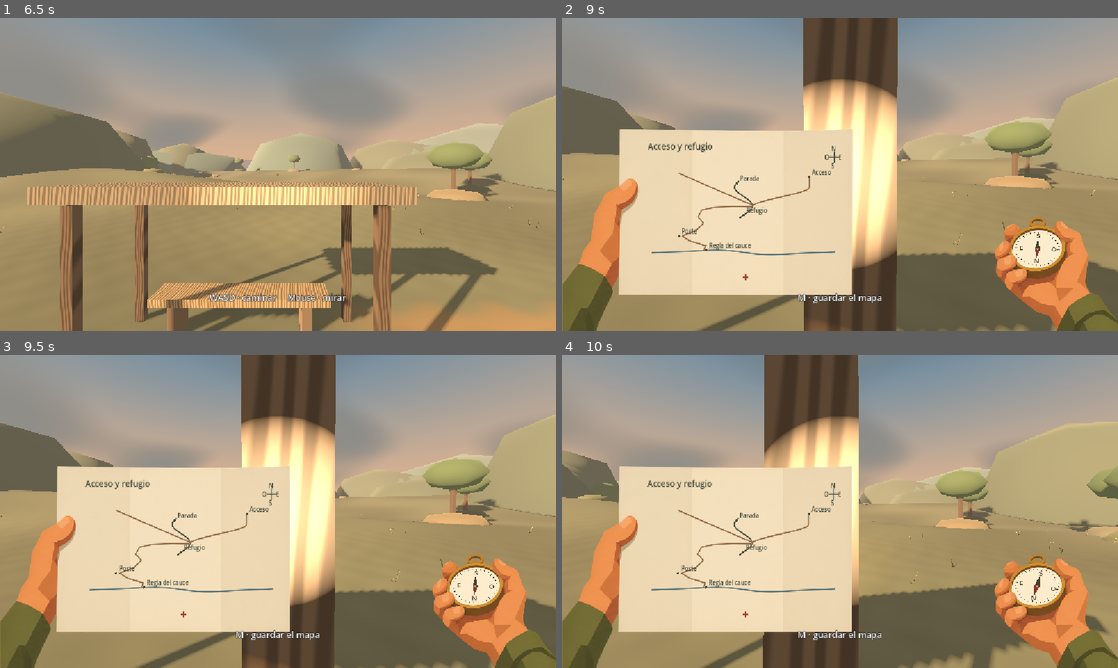
Above: before the commit, frames 1-4 (two rows, left to right).
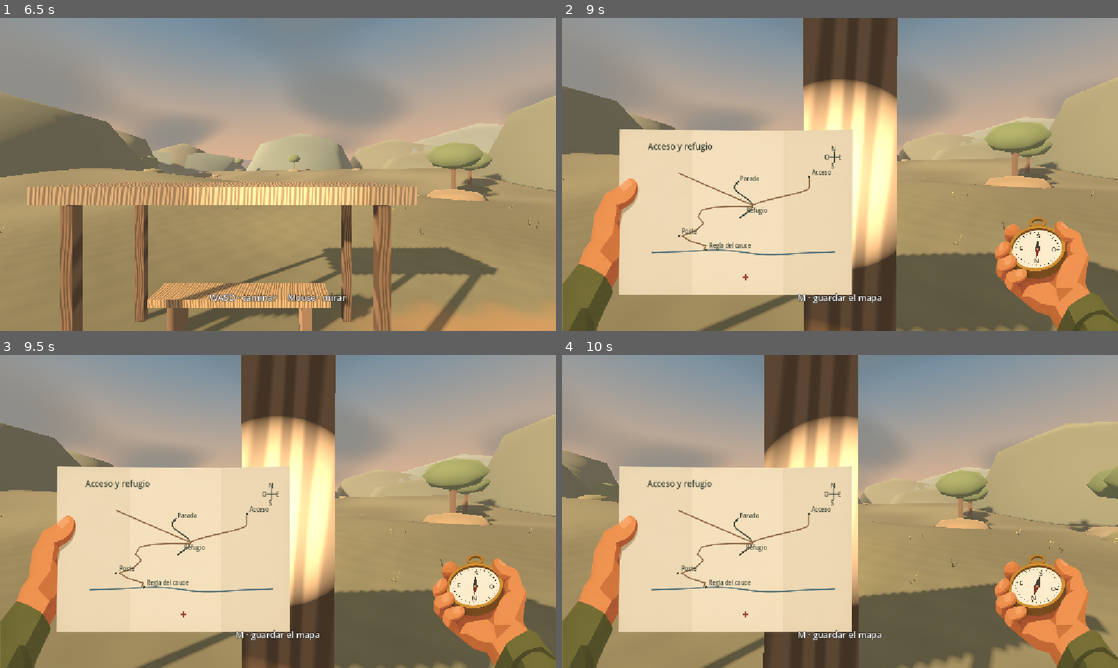
Above: after the commit, the same moments.

Repository: ignacioaragues/uritorco
Game: Godot game, scene res://main.tscn
Two runs of this game, one before a commit and one after it. Both use one fixed random seed, a clock stepped at 60 frames per second and the inputs below. Sound files missing from this copy of the repository are replaced by a short silence.
Inputs (mouse positions are in pixels of both pictures, inside the frame that each line leads up to):
- Up to frame 1 (6.5 s): tap Enter at 0.5, 2, 2.1 s; move the mouse to (400, 158) at 0.52 s; hold Right 0.53-1.28 s; tap E at 0.6, 1.35, 2.3, 3.05, 5.3, 6.05 s; click (400, 158) at 0.67 s; tap Space at 0.77, 1.25, 1.52, 2.75, 3.02, 5.27, 6.02 s; move the mouse to (166, 190) at 1.27 s; hold S 1.28-2.03 s; move the mouse to (333, 105) at 2.02 s; hold Right 2.03-2.78 s; move the mouse to (250, 237) at 2.77 s; hold W 2.78-3.5 s; tap Tab at 2.85 s; click (250, 237) at 2.92 s; click "Nuevo juego" at 3.5 s; click "Ranura 1 · Libre" at 4.25 s; move the mouse to (316, 177) at 5.02 s; hold W from 5.03 s (still down); tap X at 5.1 s; move the mouse to (233, 171) at 5.77 s; tap L at 5.85 s
- Up to frame 2 (9 s): move the mouse to (845, 174) at 6.52 s; tap B at 6.6 s; click (845, 174) at 6.67 s; tap E at 6.8, 7.55, 8.3, 8.85 s; move the mouse to (817, 168) at 7.27 s; release W at 7.28 s; hold Right 7.28-8.03 s; tap M at 7.35 s; tap Space at 7.52, 8.27 s; tap Enter at 8 s; move the mouse to (867, 174) at 8.02 s; hold W from 8.03 s (still down); tap R at 8.1 s; move the mouse to (812, 174) at 8.77 s; click (812, 174) at 8.92 s
- Up to frame 3 (9.5 s): keep holding W; tap Space at 9.02 s
- Up to frame 4 (10 s): keep holding W; tap Space at 9.5 s; move the mouse to (851, 505) at 9.52 s; tap E at 9.6 s

Frame 1 is identical in both runs. In frame 2, less than 0.1% of the frame differs, in the area x 15-96%, y 12-100%; in frame 3, less than 0.1%; in frame 4, 0.1%, in the area x 36-99%, y 6-96%.

Commit message:
Integrar las huellas al suelo y rehacer la cartelería del refugio

Diff:
--- a/game-recovered/cauce.gd
+++ b/game-recovered/cauce.gd
@@ -1,9 +1,6 @@
 extends RefCounted
 
 const LIMIT_Z := 122.0
-const GROUND := Color("#82795b")
-const FOOTPATH := Color("#aa8c68")
-const GRAVEL := Color("#867d72")
 const PATH := [
 	Vector2(3.8, -14.0), Vector2(3.8, -18.4), Vector2(-5, -19), Vector2(-15, -17),
 	Vector2(-21, -11), Vector2(-23, 4), Vector2(-20, 18),
@@ -45,32 +42,35 @@
 		nearest = minf(nearest, position.distance_squared_to(closest))
 	return sqrt(nearest)
 
-static func build_ground(valley):
-	const COLUMNS := 57
-	const ROWS := 120
+static func outer_height(x: float, z: float) -> float:
+	var outskirts := maxf(smoothstep(56.0, 150.0, absf(x)), smoothstep(166.0, 280.0, z))
+	var hills := (5.4 + 4.0 * sin(x * 0.018 + z * 0.019) + 3.7 * sin(z * 0.031 - x * 0.021))
+	hills *= smoothstep(-72.0, 8.0, z)
+	return lerpf(height(x, z), hills, outskirts)
+
+static func build_ground(valley, material: ShaderMaterial):
+	var columns := PackedFloat32Array()
+	for x in range(-360, -56, 8): columns.append(x)
+	for x in range(-56, 57, 2): columns.append(x)
+	for x in range(64, 361, 8): columns.append(x)
+	var rows := PackedFloat32Array()
+	for z in range(-72, 167, 2): rows.append(z)
+	for z in range(174, 511, 8): rows.append(z)
 	var surface := SurfaceTool.new()
 	surface.begin(Mesh.PRIMITIVE_TRIANGLES)
-	var material := StandardMaterial3D.new()
-	material.vertex_color_use_as_albedo = true
-	surface.set_material(material)
-	for row in ROWS:
-		var z := -72.0 + row * 2.0
-		for column in COLUMNS:
-			var x := -56.0 + column * 2.0
-			var grain := sin(x * 2.37 + sin(z)) * cos(z * 1.72)
-			var track := 1.0 - smoothstep(0.9, 2.7, trail_distance(Vector2(x, z)) + grain * 0.26)
-			var channel := 1.0 - smoothstep(2.2, 7.5, absf(z - channel_z(x)))
-			var color := GROUND.lerp(FOOTPATH, track).lerp(GRAVEL, channel * 0.95)
-			surface.set_color(color.darkened(maxf(0.0, grain * 0.10)))
-			surface.add_vertex(point(x, z))
-	for row in range(ROWS - 1):
-		for column in range(COLUMNS - 1):
-			var a := row * COLUMNS + column
-			for index in [a, a + 1, a + COLUMNS, a + 1, a + COLUMNS + 1, a + COLUMNS]:
+	for z in rows:
+		for x in columns:
+			surface.add_vertex(Vector3(x, outer_height(x, z), z))
+	var width := columns.size()
+	for row in range(rows.size() - 1):
+		for column in range(width - 1):
+			var a := row * width + column
+			for index in [a, a + 1, a + width, a + 1, a + width + 1, a + width]:
 				surface.add_index(index)
 	surface.generate_normals()
 	var ground := MeshInstance3D.new()
 	ground.mesh = surface.commit()
+	ground.material_override = material
 	valley.add_child(ground)
 	ground.create_trimesh_collision()
 
--- a/game-recovered/grain.gdshader
+++ b/game-recovered/grain.gdshader
@@ -1,14 +1,16 @@
 shader_type spatial;
 uniform vec4 tint : source_color = vec4(0.5,0.34,0.22,1.0);
 uniform bool across = false;
+uniform float grain_strength = 0.31;
+uniform float fiber_scale = 145.0;
 varying vec3 local_p;
 void vertex(){local_p=VERTEX;}
 void fragment(){
 	vec2 p = vec2(local_p.x,local_p.y+local_p.z);
 	if(across){p=p.yx;}
 	float warp = sin(p.y*3.6+1.1*sin(p.y*1.3+p.x))*0.021;
-	float bands = sin((p.x+warp)*145.0+sin(p.x*47.0))*0.5+0.5;
-	float grain = mix(0.75,1.06,smoothstep(0.12,0.8,bands));
+	float bands = sin((p.x+warp)*fiber_scale+sin(p.x*47.0))*0.5+0.5;
+	float grain = mix(1.06-grain_strength,1.06,smoothstep(0.12,0.8,bands));
 	ALBEDO=tint.rgb*grain;
 	ROUGHNESS=0.94;
 }
--- a/game-recovered/main.gd
+++ b/game-recovered/main.gd
@@ -1065,6 +1065,8 @@
 					"Parada":
 						if at_departure_stop(): transmit()
 						else: overlay("message", "El poste marca la curva donde para el colectivo.", "Espacio · volver")
+					"Puesto de abajo":
+						overlay("message", "La huella llega hasta el puesto del otro lado de la curva.", "Espacio · volver")
 					"Antena del abra":
 						if stage == 7 and not bedtime:
 							if not second_sighting:
--- a/game-recovered/monte.gdshader
+++ b/game-recovered/monte.gdshader
@@ -1,33 +1,91 @@
 shader_type spatial;
-varying vec3 pos;
+
 uniform vec2 west_start;
 uniform vec2 west_end;
-void vertex(){pos=VERTEX;}
-void fragment(){
-	float d=-76.0-pos.z;
-	float trail=-1.9+54.0*sin(d/83.0)+18.0*sin(d/27.0);
-	float distance_to_path=abs(pos.x-trail);
-	if(d>124.0 && d<218.0){distance_to_path=min(distance_to_path,abs(pos.x-trail-36.0*sin(3.14159*(d-124.0)/94.0)));}
-	if(d>43.0 && d<104.0){
-		float fork=trail-19.0*sin(PI*(d-43.0)/61.0);
-		distance_to_path=min(distance_to_path,abs(pos.x-fork)+0.46);
+uniform vec2 east_start;
+uniform vec2 east_end;
+uniform vec2 mara_start;
+uniform vec2 mara_end;
+uniform vec2 creek_path[12];
+varying vec2 ground_position;
+
+void vertex() {
+	ground_position = (MODEL_MATRIX * vec4(VERTEX, 1.0)).xz;
+}
+
+float grain_at(vec2 p) {
+	return sin(p.x * 5.1 + sin(p.y * 2.1)) * sin(p.y * 3.7);
+}
+
+float edge_distance(vec2 p, vec2 a, vec2 b) {
+	vec2 segment = b - a;
+	return length(p - a - segment * clamp(dot(p - a, segment) / dot(segment, segment), 0.0, 1.0));
+}
+
+float track(float distance, float width, float grain) {
+	return 1.0 - smoothstep(width * 0.48, width, distance + grain * 0.22);
+}
+
+void fragment() {
+	vec2 p = ground_position;
+	float d = -76.0 - p.y;
+	float grain = grain_at(p);
+	float ridge_path = -1.9 + 54.0 * sin(d / 83.0) + 18.0 * sin(d / 27.0);
+	float refuge_path = 4.5 * sin(-p.y / 13.0);
+	float center = mix(refuge_path, ridge_path, smoothstep(-3.0, 3.0, d));
+	float distance_to_path = abs(p.x - center);
+	if (d > 124.0 && d < 218.0) {
+		distance_to_path = min(distance_to_path, abs(p.x - ridge_path - 36.0 * sin(PI * (d - 124.0) / 94.0)));
 	}
-	float grain=sin(pos.x*5.1+sin(pos.z*2.1))*sin(pos.z*3.7);
-	float path=(1.0-smoothstep(1.0,2.0,distance_to_path+grain*0.24))*(1.0-smoothstep(923.0,926.0,d));
-	float west_t=(pos.z-west_start.y)/(west_end.y-west_start.y);
-	float west_path=0.0;
-	if (west_t>=0.0 && west_t<=1.0) {
-		float western_x=mix(west_start.x,west_end.x,west_t)-39.0*sin(PI*west_t);
-		west_path=1.0-smoothstep(1.1,2.25,abs(pos.x-western_x)+grain*0.23);
+	if (d > 43.0 && d < 104.0) {
+		float fork = ridge_path - 19.0 * sin(PI * (d - 43.0) / 61.0);
+		distance_to_path = min(distance_to_path, abs(p.x - fork) + 0.46);
 	}
-	float band=sin(pos.z*0.031+cos(pos.x*0.12));
-	vec3 soil=mix(vec3(0.21,0.19,0.11),vec3(0.31,0.28,0.18),band*0.5+0.5);
-	vec3 ground=mix(soil,vec3(0.46,0.31,0.18),path);
-	float creek_x=-1.9+54.0*sin(96.0/83.0)+18.0*sin(96.0/27.0);
-	float creek_d=96.0+2.0*sin((pos.x-creek_x)/14.0);
-	float creek=(1.0-smoothstep(1.3,4.8,abs(d-creek_d)))*(1.0-smoothstep(46.0,68.0,abs(pos.x-creek_x)));
-	ground=mix(ground,vec3(0.33,0.29,0.24),creek);
-	ground=mix(vec3(0.224,0.191,0.105),ground,smoothstep(0.0,14.0,d));
-	ALBEDO=mix(ground,vec3(0.39,0.27,0.15),west_path)*(0.95+0.05*grain);
-	ROUGHNESS=1.0;
+	float trail_width = mix(1.87, 2.34, smoothstep(0.0, 26.0, d));
+	float central = track(distance_to_path, trail_width, grain);
+	central *= (1.0 - smoothstep(923.0, 926.0, d)) * (1.0 - smoothstep(-0.5, 1.5, p.y));
+
+	float west_t = (p.y - west_start.y) / (west_end.y - west_start.y);
+	float west = 0.0;
+	if (west_t >= 0.0 && west_t <= 1.0) {
+		float western_x = mix(west_start.x, west_end.x, west_t) - 39.0 * sin(PI * west_t);
+		west = track(abs(p.x - western_x), 2.3, grain) * (1.0 - smoothstep(0.99, 1.0, west_t));
+	}
+	float east_t = (p.y - east_start.y) / (east_end.y - east_start.y);
+	float east = 0.0;
+	if (east_t >= 0.0 && east_t <= 1.0) {
+		float eastern_x = mix(east_start.x, east_end.x, smoothstep(0.0, 0.65, east_t));
+		east = track(abs(p.x - eastern_x), 1.9, grain);
+	}
+	float mara = 0.0;
+	if (p.x > mara_start.x - 3.0 && p.x < mara_end.x + 3.0 && p.y > -74.0 && p.y < -51.0) {
+		float t = clamp((p.x - mara_start.x) / (mara_end.x - mara_start.x), 0.0, 1.0);
+		vec2 via = mix(mara_start, mara_end, t) + vec2(0.0, sin(PI * t) * 1.9);
+		mara = track(length(p - via), 1.9, grain);
+	}
+	float low_trail = 0.0;
+	if (abs(p.x) < 38.0 && p.y > -24.0 && p.y < 83.0) {
+		float creek_trail = 50.0;
+		for (int i = 0; i < 11; i++) {
+			creek_trail = min(creek_trail, edge_distance(p, creek_path[i], creek_path[i + 1]));
+		}
+		low_trail = track(creek_trail, 2.55, grain);
+	}
+	float exposed = max(max(central, west), max(max(east, mara), low_trail));
+	float band = sin(p.y * 0.031 + cos(p.x * 0.12));
+	float stipple = sin(p.x * 1.04 + p.y * 0.52) * sin(p.y * 0.79 - p.x * 0.42);
+	float north = smoothstep(-2.0, 36.0, d);
+	vec3 clay = mix(vec3(0.374, 0.282, 0.187), vec3(0.46, 0.31, 0.18), north);
+	vec3 soil = mix(vec3(0.222, 0.191, 0.116), mix(vec3(0.207, 0.181, 0.113), vec3(0.311, 0.272, 0.175), band * 0.5 + 0.5), north);
+	soil *= 1.0 + 0.055 * stipple;
+	vec3 ground = mix(soil, clay, exposed);
+	float low_channel = 82.0 + 4.6 * sin(p.x * 0.082) + 1.4 * sin(p.x * 0.17);
+	float low_water = (1.0 - smoothstep(2.2, 7.5, abs(p.y - low_channel))) * (1.0 - smoothstep(49.0, 71.0, abs(p.x)));
+	float creek_x = -1.9 + 54.0 * sin(96.0 / 83.0) + 18.0 * sin(96.0 / 27.0);
+	float creek_d = 96.0 + 2.0 * sin((p.x - creek_x) / 14.0);
+	float creek = (1.0 - smoothstep(1.3, 4.8, abs(d - creek_d))) * (1.0 - smoothstep(46.0, 68.0, abs(p.x - creek_x)));
+	ground = mix(ground, vec3(0.251, 0.221, 0.182), low_water);
+	ground = mix(ground, vec3(0.33, 0.29, 0.24), creek);
+	ALBEDO = ground * (0.98 + 0.042 * grain);
+	ROUGHNESS = 1.0;
 }
--- a/game-recovered/travesia.gd
+++ b/game-recovered/travesia.gd
@@ -13,6 +13,7 @@
 const SUMMIT_JOIN: = 0.37
 var rng: = RandomNumberGenerator.new()
 var ground_rows: = PackedFloat32Array()
+var ground_material: ShaderMaterial
 var birds: Array[Node3D] = []
 var wings: Array[Node3D] = []
 var fox: = Node3D.new()
@@ -65,6 +66,22 @@
 
 func creek_marker() -> Vector3:
 	return at(trail(CREEK_DISTANCE) + 1.5, CREEK_DISTANCE)
+
+static func make_ground_material(route_to_creek: PackedVector2Array, mara_start: Vector3, mara_end: Vector3) -> ShaderMaterial:
+	var material := ShaderMaterial.new()
+	material.shader = preload("res://monte.gdshader")
+	var west := western_approach(0.0)
+	var cable := western_approach(1.0)
+	var east := eastern_access(0.0)
+	var ascent := eastern_access(1.0)
+	material.set_shader_parameter("west_start", Vector2(west.x, west.z))
+	material.set_shader_parameter("west_end", Vector2(cable.x, cable.z))
+	material.set_shader_parameter("east_start", Vector2(east.x, east.z))
+	material.set_shader_parameter("east_end", Vector2(ascent.x, ascent.z))
+	material.set_shader_parameter("mara_start", Vector2(mara_start.x, mara_start.z))
+	material.set_shader_parameter("mara_end", Vector2(mara_end.x, mara_end.z))
+	material.set_shader_parameter("creek_path", route_to_creek)
+	return material
 
 func _ready():
 	rng.seed = 853
@@ -87,13 +104,7 @@
 	surface.generate_normals()
 	var land: = MeshInstance3D.new()
 	land.mesh = surface.commit()
-	var mat: = ShaderMaterial.new()
-	mat.shader = preload("res://monte.gdshader")
-	var west_start := western_approach(0.0)
-	var west_end := western_approach(1.0)
-	mat.set_shader_parameter("west_start", Vector2(west_start.x, west_start.z))
-	mat.set_shader_parameter("west_end", Vector2(west_end.x, west_end.z))
-	land.material_override = mat
+	land.material_override = ground_material
 	add_child(land)
 	land.create_trimesh_collision()
 	signpost(creek_overlook(0.0) + Vector3(-1.6, 0, 0), "Desvío del cauce", "Mirador del cauce ↖")
@@ -112,8 +123,8 @@
 	for h in [2.85, 3.45, 3.94]:
 		box(self, Vector3(1.15, 0.04, 0.07), repeater + Vector3(0, h, 0), "737a75")
 	signpost(at(trail(292) - 1.7, 292), "Sala de las sierras", "Museo de sitio →")
-	signpost(Vector3(western_x_at(-27.0) - 1.8, 0.0, -27.0), "Sendero oeste", "Sendero oeste ↖")
-	signpost(west_end + Vector3(2.0, 0.0, 0.0), "Sendero oeste", "Refugio · senda del oeste")
+	signpost(Vector3(western_x_at(-27.0) - 1.8, 0.0, -27.0), "Sendero oeste", "Cantera ↖", 0.0, true)
+	signpost(western_approach(1.0) + Vector3(2.0, 0.0, 0.0), "Sendero oeste", "Refugio · senda del oeste")
 
 func laja_rope_route() -> Array[Vector3]:
 	var x := trail(170.0) - 0.64
@@ -153,7 +164,10 @@
 		grip.add_child(shape)
 	box(self, Vector3(0.16, 0.14, 0.17), line[-1], "827665")
 
-func signpost(pos: Vector3, tag: String, caption: String, facing: float = 0.0):
+func signpost(pos: Vector3, tag: String, caption: String, facing: float = 0.0, painted: bool = false):
+	if painted:
+		painted_signpost(pos, tag, caption, facing)
+		return
 	var pole: = box(self, Vector3(0.17, 1.5, 0.14), pos + Vector3.UP * 0.75, "6c5443")
 	pole.create_trimesh_collision()
 	pole.get_child(0).set_meta("item", tag)
@@ -169,6 +183,98 @@
 	text.pixel_size = 0.002
 	text.modulate = Color("#e6d8b5")
 	text.double_sided = true
+
+func painted_signpost(pos: Vector3, tag: String, caption: String, facing: float):
+	var stake := MeshInstance3D.new()
+	var shaft := CylinderMesh.new()
+	shaft.height = 1.58
+	shaft.top_radius = 0.075
+	shaft.bottom_radius = 0.096
+	shaft.radial_segments = 6
+	stake.mesh = shaft
+	stake.material_override = sign_wood(Color("#776452"), false)
+	add_child(stake)
+	stake.position = pos + Vector3.UP * 0.77
+	stake.rotation.z = 0.035 * sin(pos.x)
+	stake.create_trimesh_collision()
+	stake.get_child(0).set_meta("item", tag)
+
+	var board := MeshInstance3D.new()
+	board.mesh = sign_board()
+	board.material_override = sign_wood(Color("#75604b"), true)
+	add_child(board)
+	var normal := Vector3(sin(facing), 0.0, cos(facing))
+	board.position = pos + Vector3.UP * 1.27 + normal * 0.10
+	board.rotation = Vector3(0.0, facing, 0.016 * sin(pos.z))
+	board.create_trimesh_collision()
+	board.get_child(0).set_meta("item", tag)
+
+	var rivet := CylinderMesh.new()
+	rivet.height = 0.018
+	rivet.top_radius = 0.019
+	rivet.bottom_radius = 0.023
+	rivet.radial_segments = 6
+	var iron := StandardMaterial3D.new()
+	iron.albedo_color = Color("#4c4240")
+	iron.roughness = 0.82
+	for x in [-0.72, 0.72]:
+		var peg := MeshInstance3D.new()
+		peg.mesh = rivet
+		peg.material_override = iron
+		board.add_child(peg)
+		peg.position = Vector3(x, 0.0, 0.064)
+		peg.rotation.x = PI * 0.5
+
+	var text := Label3D.new()
+	board.add_child(text)
+	text.position.z = 0.075
+	text.text = caption
+	var lettering := FontVariation.new()
+	lettering.base_font = ThemeDB.fallback_font
+	lettering.variation_embolden = 0.48
+	text.font = lettering
+	text.font_size = 44
+	text.pixel_size = 0.0029
+	text.outline_size = 3
+	text.outline_modulate = Color("#493e31")
+	text.modulate = Color("#f0dbb0")
+
+func sign_wood(tint: Color, horizontal: bool) -> ShaderMaterial:
+	var material := ShaderMaterial.new()
+	material.shader = preload("res://grain.gdshader")
+	material.set_shader_parameter("tint", tint)
+	material.set_shader_parameter("across", horizontal)
+	material.set_shader_parameter("grain_strength", 0.17)
+	material.set_shader_parameter("fiber_scale", 94.0)
+	return material
+
+func sign_board() -> ArrayMesh:
+	var outline := PackedVector2Array([
+		Vector2(-0.76, -0.21), Vector2(-0.84, -0.16), Vector2(-0.82, 0.14), Vector2(-0.76, 0.21),
+		Vector2(0.75, 0.22), Vector2(0.84, 0.14), Vector2(0.82, -0.14), Vector2(0.74, -0.20)
+	])
+	var profile := [Vector2(0.94, -0.06), Vector2(1.0, -0.035), Vector2(1.0, 0.035), Vector2(0.95, 0.06)]
+	var corners := PackedVector3Array()
+	for ring in profile:
+		for point in outline:
+			corners.append(Vector3(point.x * ring.x, point.y * ring.x, ring.y))
+	var surface := SurfaceTool.new()
+	surface.begin(Mesh.PRIMITIVE_TRIANGLES)
+	var count := outline.size()
+	var front := count * (profile.size() - 1)
+	for i in count:
+		var next := (i + 1) % count
+		for vertex in [Vector3(0, 0, 0.06), corners[front + i], corners[front + next],
+				Vector3(0, 0, -0.06), corners[next], corners[i]]:
+			surface.add_vertex(vertex)
+		for ring in range(profile.size() - 1):
+			var a := ring * count
+			var b := a + count
+			for index in [a + i, a + next, b + i, b + i, a + next, b + next]:
+				surface.set_smooth_group(-1)
+				surface.add_vertex(corners[index])
+	surface.generate_normals()
+	return surface.commit()
 
 func box(parent: Node3D, size_m: Vector3, pos: Vector3, color: String) -> MeshInstance3D:
 	var mesh: = BoxMesh.new()
--- a/game-recovered/valley.gd
+++ b/game-recovered/valley.gd
@@ -2,9 +2,10 @@
 
 const Creek = preload("res://cauce.gd")
 const LastNight = preload("res://final_night.gd")
+const Trail = preload("res://travesia.gd")
 
 var rng: = RandomNumberGenerator.new()
-var route = preload("res://travesia.gd").new()
+var route = Trail.new()
 var env: = Environment.new()
 var sun: = DirectionalLight3D.new()
 var beacon := Sprite3D.new()
@@ -77,28 +78,10 @@
 	sun.rotation_degrees = Vector3(-22, -52, 0)
 	sun.light_color = Color("#ffd3a1")
 	sun.shadow_enabled = true
-	Creek.build_ground(self)
-	var trail_mesh: = SurfaceTool.new()
-	trail_mesh.begin(Mesh.PRIMITIVE_TRIANGLES)
-	var soil: = StandardMaterial3D.new()
-	soil.vertex_color_use_as_albedo = true
-	soil.cull_mode = BaseMaterial3D.CULL_DISABLED
-	trail_mesh.set_material(soil)
-	var previous: = PackedVector3Array()
-	for i in range(79):
-		var z: = - float(i) + 0.5
-		var center: = path_x(z)
-		var strip: = PackedVector3Array([Vector3(center - rng.randf_range(1.28, 1.72), 0.028, z), Vector3(center, 0.028, z), Vector3(center + rng.randf_range(1.3, 1.65), 0.028, z)])
-		if i > 0:
-			for lane in range(2):
-				for v in [previous[lane], strip[lane], previous[lane + 1], previous[lane + 1], strip[lane], strip[lane + 1]]:
-					trail_mesh.set_color(Color("#ad9479") if abs(v.x - path_x(v.z)) < 0.2 else Color("#82795b"))
-					trail_mesh.set_normal(Vector3.UP)
-					trail_mesh.add_vertex(v)
-		previous = strip
-	var path: = MeshInstance3D.new()
-	path.mesh = trail_mesh.commit()
-	add_child(path)
+	route.ground_material = Trail.make_ground_material(PackedVector2Array(Creek.PATH), LastNight.STOP, LastNight.DOOR_PATH_END)
+	Creek.build_ground(self, route.ground_material)
+	# Se conserva la distribución de piedras de las partidas anteriores.
+	for sample in 79 * 2: rng.randf()
 	build_distant_ridges()
 	for i in range(24):
 		var z: = rng.randf_range(-80, 4)
@@ -175,8 +158,9 @@
 	dress_refuge_junction()
 	preload("res://museo.gd").build(self)
 	LastNight.build_door(self)
-	route.signpost(LastNight.STOP + Vector3(2.1, 0, -0.6), "Parada", "Parada · Colectivo")
-	dress_refuge_footpath(LastNight.door_approach, 38, 1.4)
+	route.signpost(LastNight.STOP + Vector3(2.1, 0, -0.6), "Parada", "Parada · Colectivo", 0.0, true)
+	var fork := LastNight.door_approach(0.22)
+	route.signpost(fork + Vector3(0.0, 0, -2.4), "Puesto de abajo", "Puesto de abajo →", -1.72, true)
 
 func build_distant_ridges():
 	const SECTIONS := 96
@@ -214,39 +198,8 @@
 		add_child(ridge)
 
 func dress_refuge_junction():
-	route.signpost(Vector3(1.25, 0.0, -17.8), "Sendero del cauce", "← Cauce")
-	route.signpost(Vector3(6.75, 0.0, -17.8), "Camino al acceso", "Cumbre →")
-	dress_refuge_footpath(func(t: float):
-		var z: float = lerpf(route.WEST_START_Z, route.ORIGIN_Z, t)
-		return Vector3(route.western_x_at(z), 0.0, z), 55, 1.9)
-	dress_refuge_footpath(route.eastern_access, 65, 1.62)
-
-func dress_refuge_footpath(sample: Callable, samples: int, width: float):
-	var surface := SurfaceTool.new()
-	surface.begin(Mesh.PRIMITIVE_TRIANGLES)
-	var soil := StandardMaterial3D.new()
-	soil.cull_mode = BaseMaterial3D.CULL_DISABLED
-	soil.vertex_color_use_as_albedo = true
-	surface.set_material(soil)
-	var previous := PackedVector3Array()
-	for i in range(samples):
-		var point: Vector3 = sample.call(float(i) / (samples - 1))
-		var d: float = route.ORIGIN_Z - point.z
-		var left: Vector3 = route.surface_point(point.x - width, d)
-		var middle: Vector3 = route.surface_point(point.x, d)
-		var right: Vector3 = route.surface_point(point.x + width, d)
-		var row := PackedVector3Array([left + Vector3.UP * 0.04, middle + Vector3.UP * 0.04, right + Vector3.UP * 0.04])
-		if i > 0:
-			for lane in range(2):
-				for vertex in [previous[lane], row[lane], previous[lane + 1], previous[lane + 1], row[lane], row[lane + 1]]:
-					var center: bool = vertex == previous[1] or vertex == row[1]
-					surface.set_color(Color("#a2886b") if center else Color("#82795b"))
-					surface.set_normal(Vector3.UP)
-					surface.add_vertex(vertex)
-		previous = row
-	var path := MeshInstance3D.new()
-	path.mesh = surface.commit()
-	add_child(path)
+	route.signpost(Vector3(1.25, 0.0, -17.8), "Sendero del cauce", "← Cauce", 0.0, true)
+	route.signpost(Vector3(6.75, 0.0, -17.8), "Camino al acceso", "Cumbre →", 0.0, true)
 
 func build_sighting_lights():
 	var glow := Gradient.new()
Not shown, changed: PENDIENTES.md
